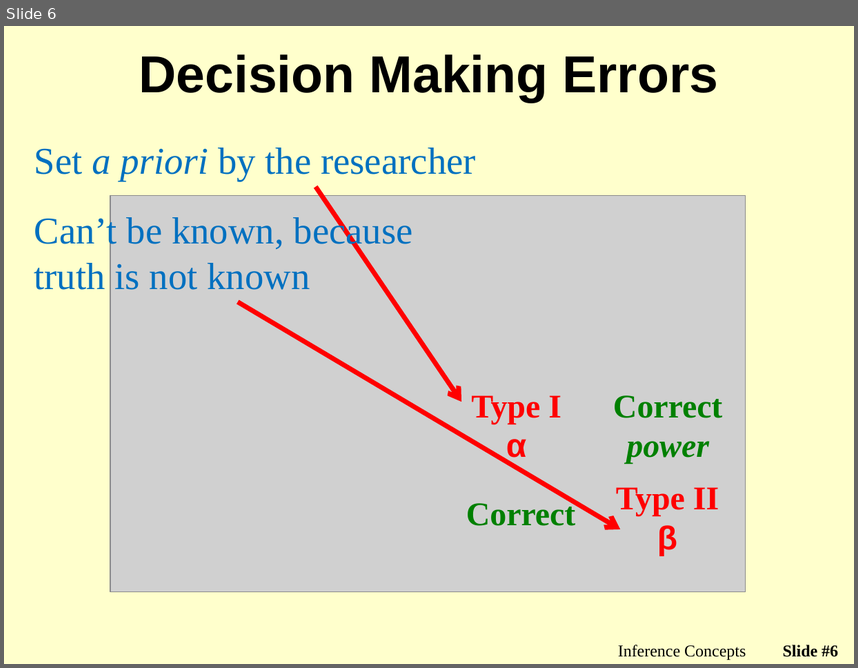
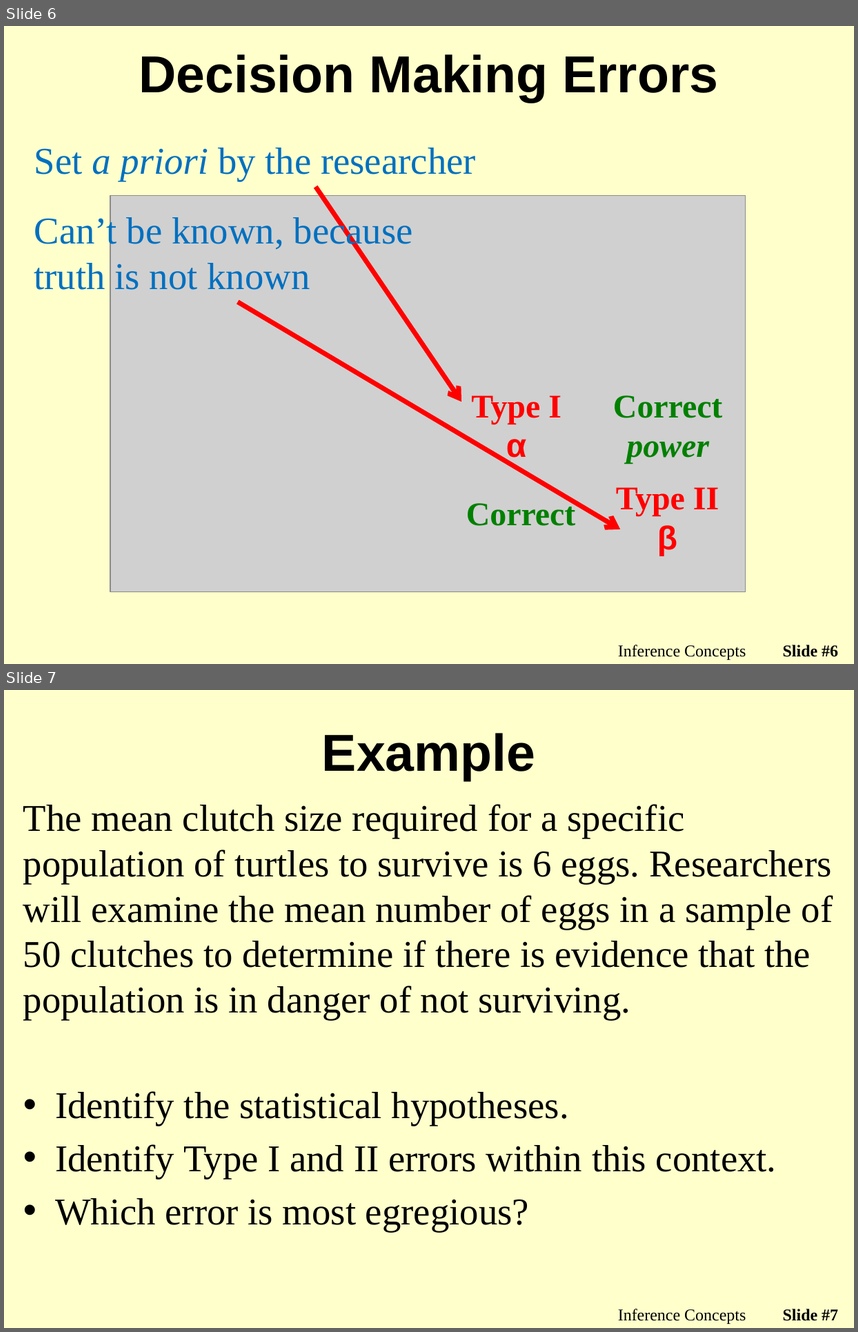
Before and after one commit to droglenc/NCMTH107, a slide deck: modules/PPT/HypTestingErrs_PPT-Lecture.pptx. Shown one above the other, each under a label of ours: slide 6 before the commit, slides 6 and 7 after it. The pictures are 858x668 and 858x1332 pixels, drawn with LibreOffice and Linux fonts; fonts in the diff are those of the drawing; grey boxes stand for pictures; background and template pictures are left out. Boxes give left, top, right and bottom in pixels: in the first picture for what was removed or moved away, otherwise in the second. Text is boxed around its words. In the diff, an @@ line names an element or a change of style, - is before the commit and + after.

```diff
--- a/modules/PPT/HypTestingErrs_PPT-Lecture.pptx
+++ b/modules/PPT/HypTestingErrs_PPT-Lecture.pptx
@@ slide 7 added at box(4, 690, 854, 1328), background picture (left out) @@
@@ title added at box(322, 733, 535, 780), 44 pt, text #000000, bold @@
+Example
@@ text added at box(23, 804, 833, 1231), 32 pt, text #000000 @@
+The mean clutch size required for a specific population of turtles to survive is 6 eggs. Researchers will examine the mean number of eggs in a sample of 50 clutches to determine if there is evidence that the population is in danger of not surviving.
+• Identify the statistical hypotheses.
+• Identify Type I and II errors within this context.
+• Which error is most egregious?
@@ text added at box(618, 1308, 746, 1323), 14 pt, text #000000 @@
+Inference Concepts
@@ page number added at box(783, 1308, 838, 1321), 14 pt, text #000000, bold @@
+Slide #7
```
Also in this commit, not shown: 1 slide changed.
